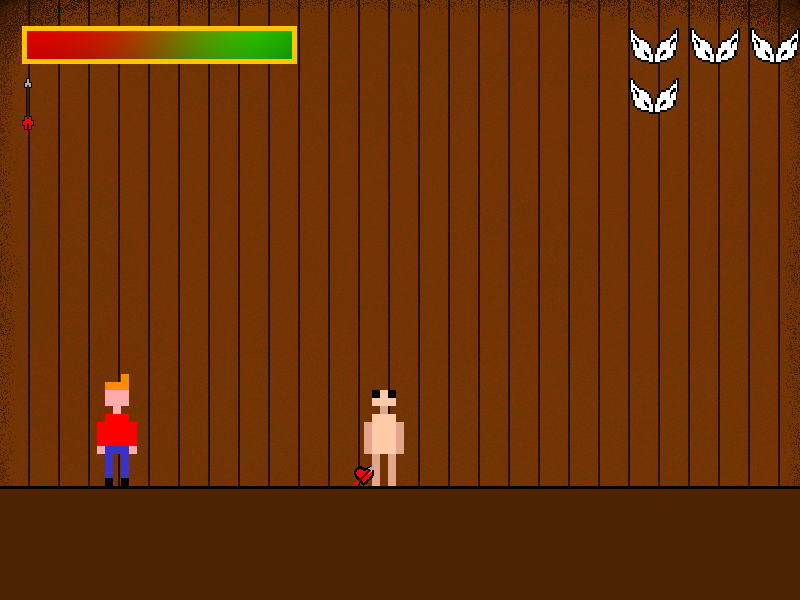
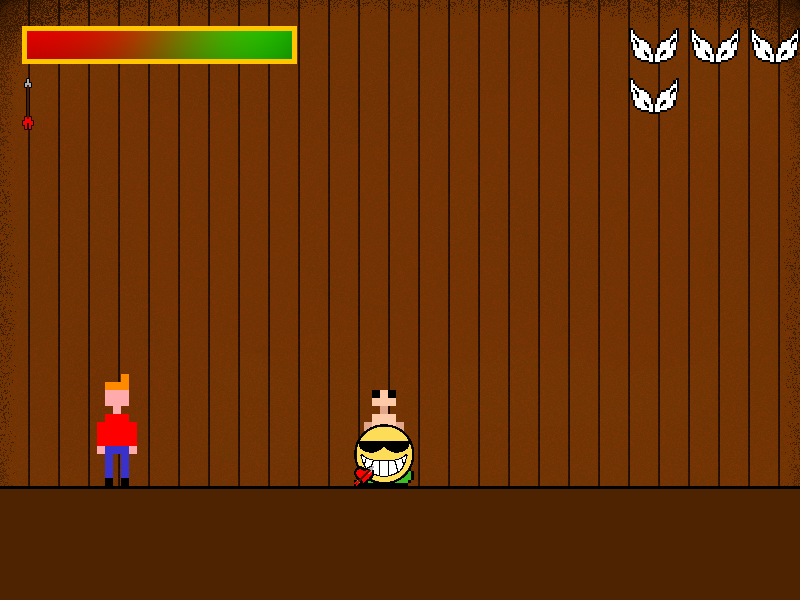
Comparing the layer stacks of the two 800x600 images. Changes:
added layer "Roller" in group "Enemy" over <box>354,424,414,484</box>
added layer "Slime" in group "Enemy" over <box>354,447,414,486</box>
